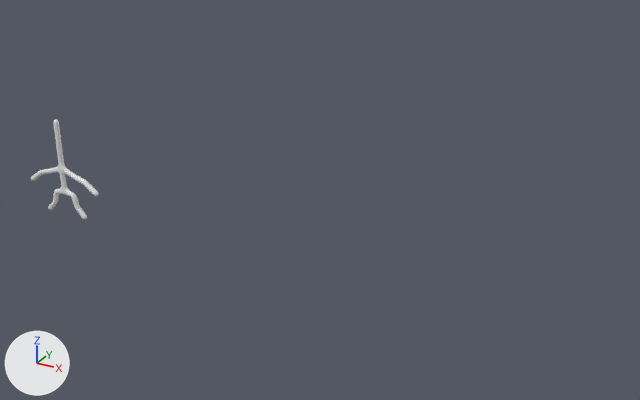
Renders of the Blender file Monster_Generator.blend from each side of a commit.
Rendered twice from a camera (50 mm lens) standing at (55.2, -53.0, 31.2) and looking at (20.9, 9.3, 0.0). Arrows for +X, +Y and +Z are at lower left; the lights stay in place.

Names of what the first picture shows: 'Monstre.001'.
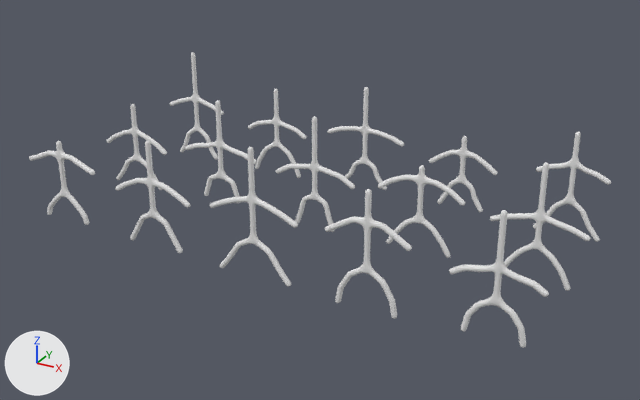
Changed parts and their boxes (x1, y1, x2, y2) in the pictures (640 x 400 px):
'Monstre.025', added: after (449, 210, 549, 348)
'Monstre.019', added: after (325, 189, 412, 319)
'Monstre.013', added: after (210, 147, 298, 287)
'Monstre.027', added: after (490, 162, 591, 291)
'Monstre.001', reshaped (15% shorter): before (31, 120, 99, 219); after (29, 141, 95, 225)
'Monstre.007', added: after (115, 141, 190, 253)
'Monstre.021', added: after (378, 165, 465, 258)
'Monstre.015', added: after (276, 116, 355, 232)
'Monstre.029', added: after (533, 132, 611, 242)
'Monstre.009', added: after (185, 100, 257, 203)
'Monstre.017', added: after (327, 87, 404, 190)
'Monstre.023', added: after (429, 136, 498, 212)
'Monstre.011', added: after (248, 89, 307, 178)
'Monstre.005', added: after (170, 52, 224, 160)
'Monstre.003', added: after (107, 104, 167, 190)

The change, as a list of edits to the scene's bpy script:
```text
Change me_monstre_003:
    where me_monstre_003.from_pydata(...)  # 16 vertices, 0 faces, 15 loose edges; spans x -3.93..3.93, y 0.0, z -2.23..6.78
    me_monstre_003 part 1
    me_monstre_003.vertices[3].co: (1.04, 0.0, -0.17) -> (1.15, 0.0, -0.93)
    me_monstre_003.vertices[4].co: (1.3, 0.0, -1.25) -> (2.07, 0.0, -1.95)
    me_monstre_003.vertices[5].co: (2.21, 0.0, -2.23) -> (2.3, 0.0, -2.82)
    me_monstre_003.vertices[12].co: (-1.04, 0.0, -0.17) -> (-1.15, 0.0, -0.93)
    me_monstre_003.vertices[13].co: (-1.3, 0.0, -1.25) -> (-2.07, 0.0, -1.95)
    me_monstre_003.vertices[14].co: (-2.21, 0.0, -2.23) -> (-2.3, 0.0, -2.82)
    me_monstre_003 part 2
    me_monstre_003.vertices[0].co: (3.93, 0.0, 0.41) -> (3.81, 0.0, 2.42)
    me_monstre_003.vertices[1].co: (2.56, 0.0, 1.37) -> (2.4, 0.0, 2.97)
    me_monstre_003.vertices[2].co: (1.2, 0.0, 1.77) -> (1.29, 0.0, 3.45)
    me_monstre_003.vertices[10].co: (0.0, 0.0, 2.23) -> (0.0, 0.0, 3.5)
    me_monstre_003.vertices[11].co: (0.0, 0.0, 1.11) -> (0.0, 0.0, 1.78)
    me_monstre_003 part 3
    me_monstre_003.vertices[7].co: (-3.93, 0.0, 0.41) -> (-3.81, 0.0, 2.42)
    me_monstre_003.vertices[8].co: (-2.56, 0.0, 1.37) -> (-2.4, 0.0, 2.97)
    me_monstre_003.vertices[9].co: (-1.2, 0.0, 1.77) -> (-1.29, 0.0, 3.45)
    me_monstre_003 part 4
    me_monstre_003.vertices[15].co: (0.0, 0.0, 6.78) -> (0.0, 0.0, 4.83)
Add ob_monstre_003:
    ob_monstre_003 = bpy.data.objects.new('Monstre.003', me_monstre_301)  # 16 vertices, 0 faces, 15 loose edges; spans x -3.68..3.68, y 0.0, z -3.0..5.43; modifiers SKIN, SUBSURF
    ob_monstre_003.location = (0.0, 10.0, 0.0)
Add ob_monstre_005:
    ob_monstre_005 = bpy.data.objects.new('Monstre.005', me_monstre_302)  # 16 vertices, 0 faces, 15 loose edges; spans x -3.49..3.49, y 0.0, z -3.24..8.24; modifiers SKIN, SUBSURF
    ob_monstre_005.location = (0.0, 20.0, 0.0)
Add ob_monstre_007:
    ob_monstre_007 = bpy.data.objects.new('Monstre.007', me_monstre_303)  # 16 vertices, 0 faces, 15 loose edges; spans x -3.88..3.88, y 0.0, z -3.08..6.59; modifiers SKIN, SUBSURF
    ob_monstre_007.location = (10.0, 0.0, 0.0)
Add ob_monstre_009:
    ob_monstre_009 = bpy.data.objects.new('Monstre.009', me_monstre_304)  # 16 vertices, 0 faces, 15 loose edges; spans x -4.0..4.0, y 0.0, z -2.52..7.27; modifiers SKIN, SUBSURF
    ob_monstre_009.location = (10.0, 10.0, 0.0)
Add ob_monstre_011:
    ob_monstre_011 = bpy.data.objects.new('Monstre.011', me_monstre_305)  # 16 vertices, 0 faces, 15 loose edges; spans x -3.45..3.45, y 0.0, z -3.39..5.76; modifiers SKIN, SUBSURF
    ob_monstre_011.location = (10.0, 20.0, 0.0)
Add ob_monstre_013:
    ob_monstre_013 = bpy.data.objects.new('Monstre.013', me_monstre_306)  # 16 vertices, 0 faces, 15 loose edges; spans x -4.07..4.07, y 0.0, z -3.4..7.84; modifiers SKIN, SUBSURF
    ob_monstre_013.location = (20.0, 0.0, 0.0)
Add ob_monstre_015:
    ob_monstre_015 = bpy.data.objects.new('Monstre.015', me_monstre_307)  # 16 vertices, 0 faces, 15 loose edges; spans x -3.94..3.94, y 0.0, z -3.16..7.35; modifiers SKIN, SUBSURF
    ob_monstre_015.location = (20.0, 10.0, 0.0)
Add ob_monstre_017:
    ob_monstre_017 = bpy.data.objects.new('Monstre.017', me_monstre_308)  # 16 vertices, 0 faces, 15 loose edges; spans x -4.12..4.12, y 0.0, z -2.72..7.35; modifiers SKIN, SUBSURF
    ob_monstre_017.location = (20.0, 20.0, 0.0)
Add ob_monstre_019:
    ob_monstre_019 = bpy.data.objects.new('Monstre.019', me_monstre_309)  # 16 vertices, 0 faces, 15 loose edges; spans x -3.51..3.51, y 0.0, z -3.72..6.38; modifiers SKIN, SUBSURF
    ob_monstre_019.location = (30.0, 0.0, 0.0)
Add ob_monstre_021:
    ob_monstre_021 = bpy.data.objects.new('Monstre.021', me_monstre_310)  # 16 vertices, 0 faces, 15 loose edges; spans x -3.88..3.88, y 0.0, z -3.01..4.75; modifiers SKIN, SUBSURF
    ob_monstre_021.location = (30.0, 10.0, 0.0)
Add ob_monstre_023:
    ob_monstre_023 = bpy.data.objects.new('Monstre.023', me_monstre_311)  # 16 vertices, 0 faces, 15 loose edges; spans x -3.31..3.31, y 0.0, z -2.98..4.19; modifiers SKIN, SUBSURF
    ob_monstre_023.location = (30.0, 20.0, 0.0)
Add ob_monstre_025:
    ob_monstre_025 = bpy.data.objects.new('Monstre.025', me_monstre_312)  # 16 vertices, 0 faces, 15 loose edges; spans x -3.52..3.52, y 0.0, z -3.16..6.9; modifiers SKIN, SUBSURF
    ob_monstre_025.location = (40.0, 0.0, 0.0)
Add ob_monstre_027:
    ob_monstre_027 = bpy.data.objects.new('Monstre.027', me_monstre_313)  # 16 vertices, 0 faces, 15 loose edges; spans x -3.99..3.99, y 0.0, z -3.42..6.9; modifiers SKIN, SUBSURF
    ob_monstre_027.location = (40.0, 10.0, 0.0)
Add ob_monstre_029:
    ob_monstre_029 = bpy.data.objects.new('Monstre.029', me_monstre_314)  # 16 vertices, 0 faces, 15 loose edges; spans x -3.24..3.24, y 0.0, z -3.43..6.27; modifiers SKIN, SUBSURF
    ob_monstre_029.location = (40.0, 20.0, 0.0)
```
